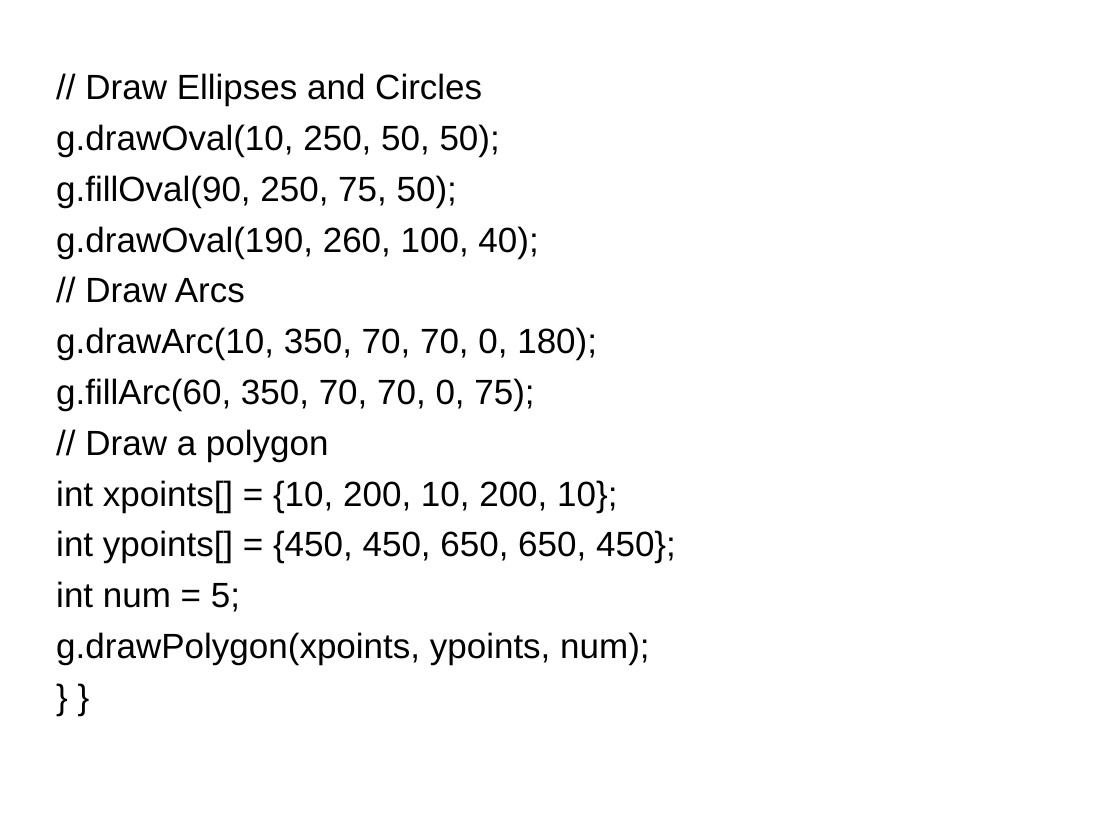
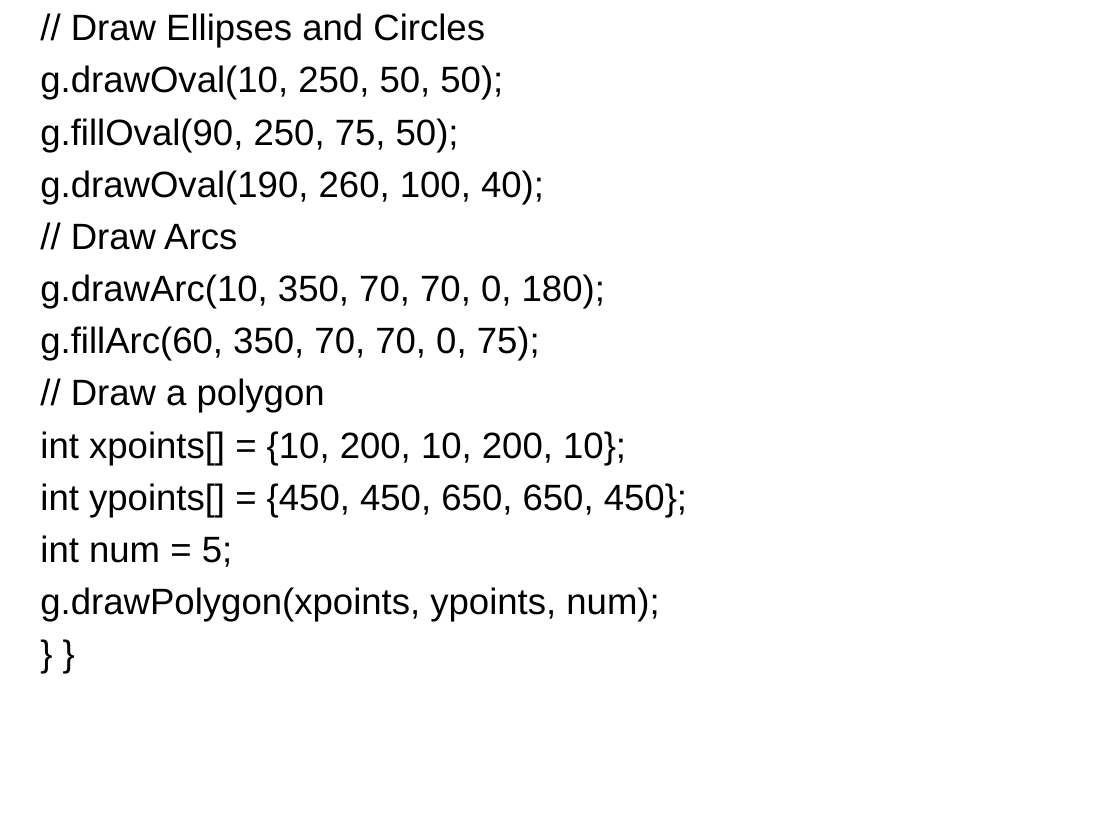
Before and after one commit to GeneralNitin/S4, a slide deck: slide 45 of S4/04. OODP/Notes & PPTs/Chaithanya Ma'ams/Module 6/01. AWT & Swing.ppt. Drawn at 1120x840 pixels with LibreOffice and Linux fonts; fonts in the diff are those of the drawing. Boxes give left, top, right and bottom in pixels: in the first picture for what was removed or moved away, otherwise in the second. Text is boxed around its words. In the diff, an @@ line names an element or a change of style, - is before the commit and + after.

```diff
--- a/S4/04. OODP/Notes & PPTs/Chaithanya Ma'ams/Module 6/01. AWT & Swing.ppt
+++ b/S4/04. OODP/Notes & PPTs/Chaithanya Ma'ams/Module 6/01. AWT & Swing.ppt
@@ text "// Draw Ellipses and Circles": place and size @@
-text "// Draw Ellipses and Circles" at box(56, 73, 676, 665)
+text "// Draw Ellipses and Circles" at box(40, 13, 687, 622)
@@ text "// Draw Ellipses and Circles" at box(40, 13, 687, 622): size 24.8 to 25.9 pt @@
```
Also in this commit, not shown: 18 other slides changed.
